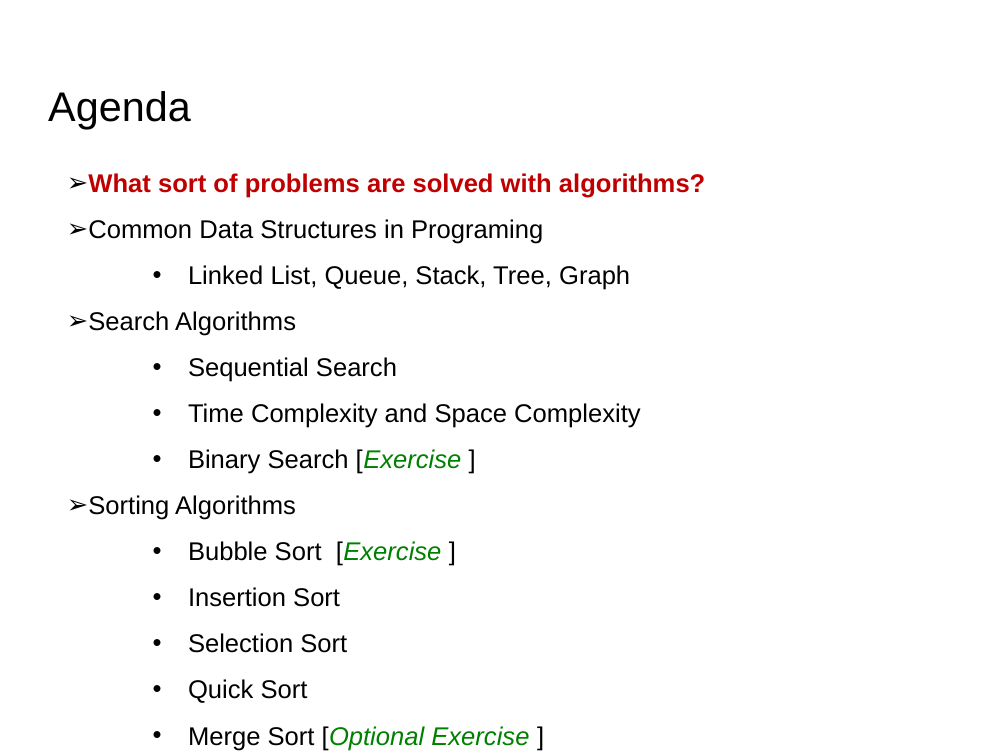
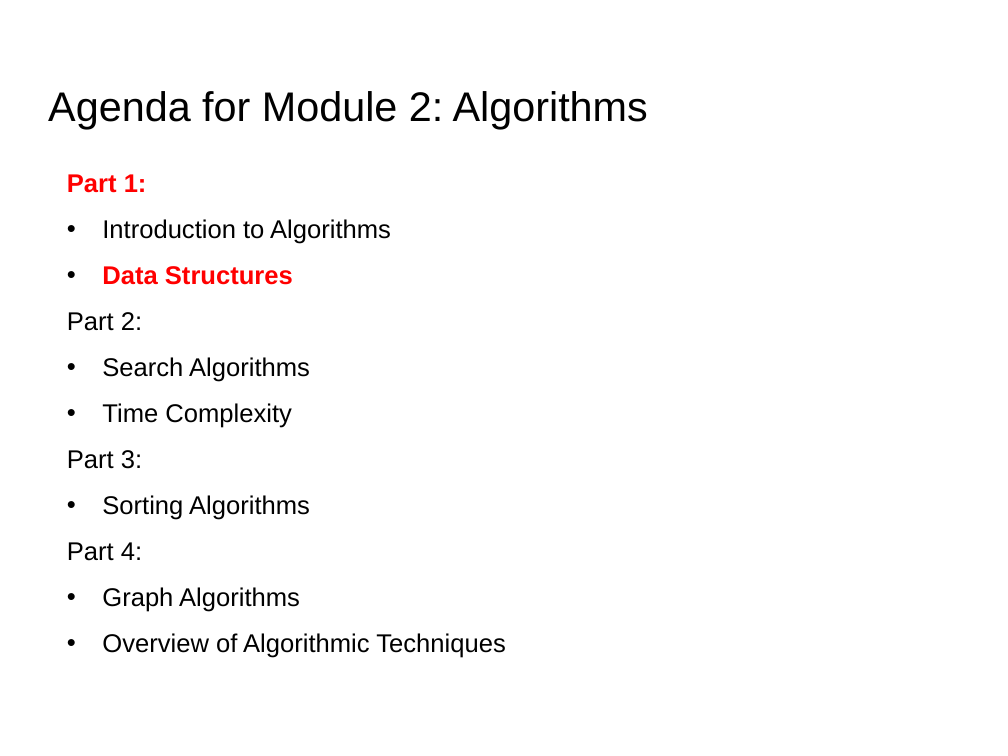
Before and after one commit to UCLA-LACC-21/M2_Algorithms, a slide deck: slide 9 of Algorithms_Module2_LACC21_part1.pptx (slide 6 before the commit). Drawn at 1008x756 pixels with LibreOffice and Linux fonts; fonts in the diff are those of the drawing. Boxes give left, top, right and bottom in pixels: in the first picture for what was removed or moved away, otherwise in the second. Text is boxed around its words. In the diff, an @@ line names an element or a change of style, - is before the commit and + after.

Commit message:
Completed part 1

```diff
--- a/Algorithms_Module2_LACC21_part1.pptx
+++ b/Algorithms_Module2_LACC21_part1.pptx
@@ title at <box>48,91,648,129</box>: text changed @@
-Agenda
+Agenda for Module 2: Algorithms
@@ text at <box>67,174,391,331</box>: text changed @@
-➢ What sort of problems are solved with algorithms?
-  ➢ Common Data Structures in Programing
-        • Linked List, Queue, Stack, Tree, Graph
+Part 1:
+• Introduction to Algorithms
+• Data Structures
+Part 2:
@@ text at <box>102,357,310,520</box>: bullet ➢ to • @@
@@ text at <box>67,403,292,469</box>: text changed @@
-        • Sequential Search
-        • Time Complexity and Space Complexity
-        • Binary Search [Exercise ]
+• Time Complexity
+Part 3:
@@ text at <box>67,542,505,658</box>: text changed @@
-        • Bubble Sort [Exercise ]
-        • Insertion Sort
-        • Selection Sort
-        • Quick Sort
-        • Merge Sort [Optional Exercise ]
+Part 4:
+• Graph Algorithms
+• Overview of Algorithmic Techniques
```
Also in this commit, not shown: 6 other slides changed, 6 slides added, 1 slide removed, 1 other file.
